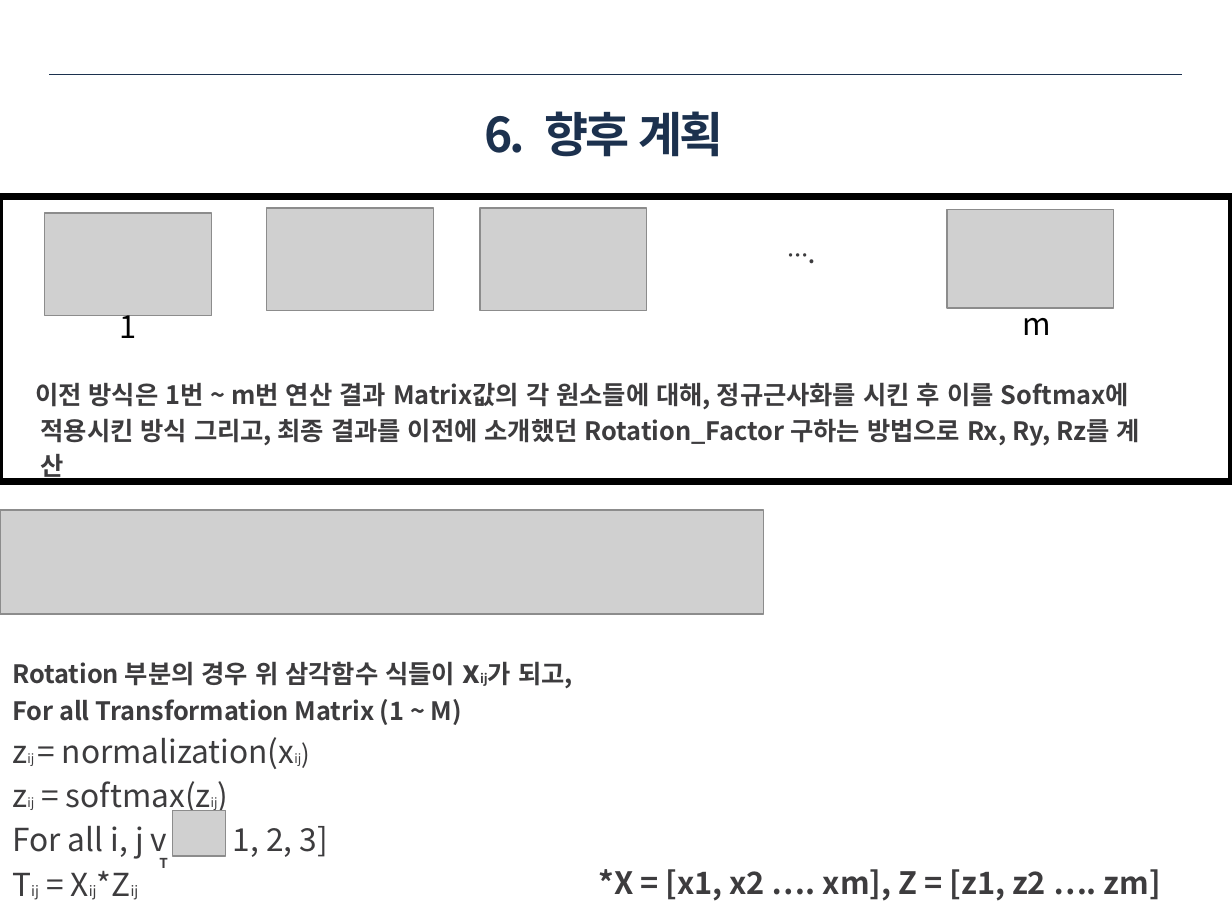
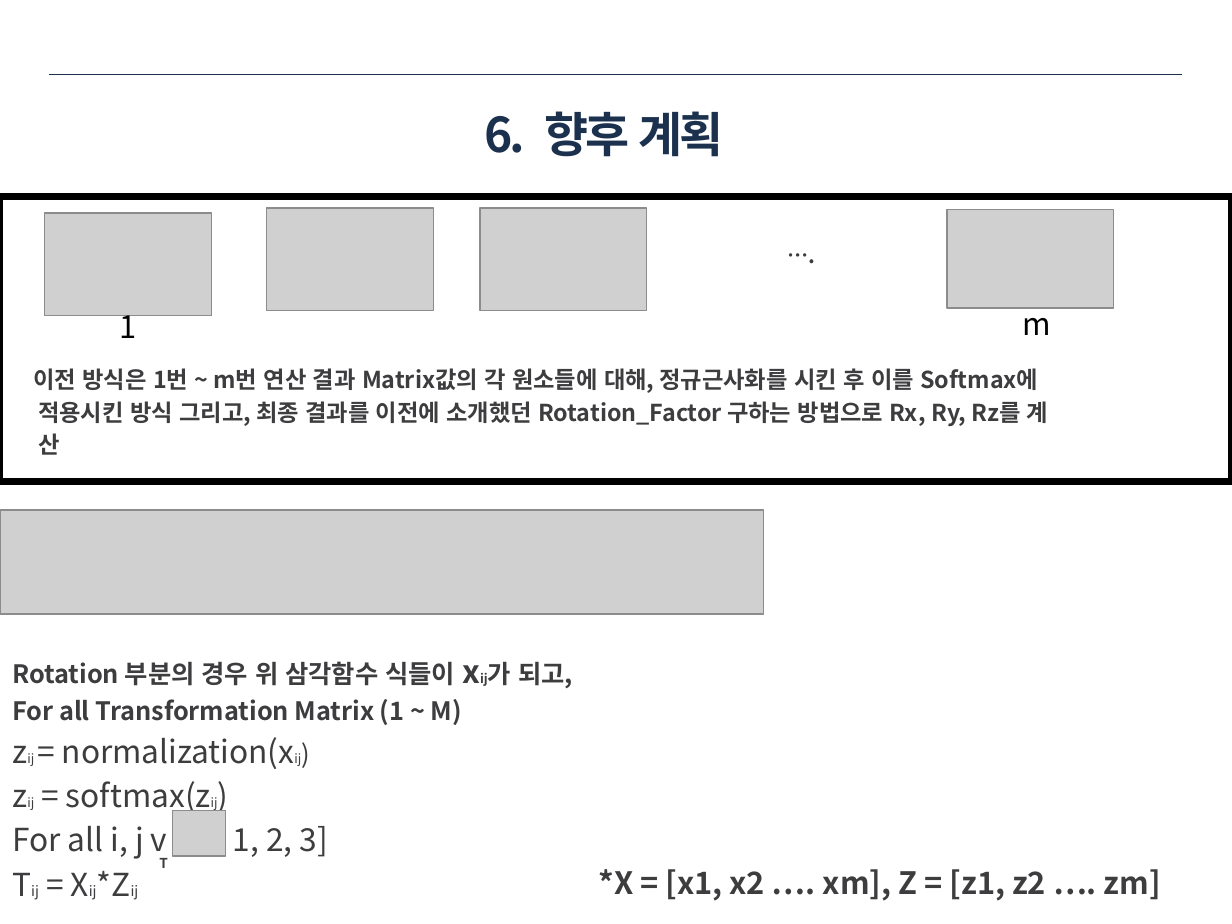
Before and after one commit to ssh6189/2021.11.06, a slide deck: slide 19 of 2021년 11월 6일 용접자동화로봇.pptx (slide 26 before the commit). Drawn at 1232x924 pixels with LibreOffice and Linux fonts; fonts in the diff are those of the drawing; grey boxes stand for pictures. Boxes give left, top, right and bottom in pixels: in the first picture for what was removed or moved away, otherwise in the second. Text is boxed around its words. In the diff, an @@ line names an element or a change of style, - is before the commit and + after.

```diff
--- a/2021년 11월 6일 용접자동화로봇.pptx
+++ b/2021년 11월 6일 용접자동화로봇.pptx
@@ rectangle "이전 방식은 1번 ~ m번 ..." at [0, 196, 1232, 480]: size 14.8 to 13.6 pt @@
```
Also in this commit, not shown: 2 other slides changed, 1 slide added, 8 slides removed.
